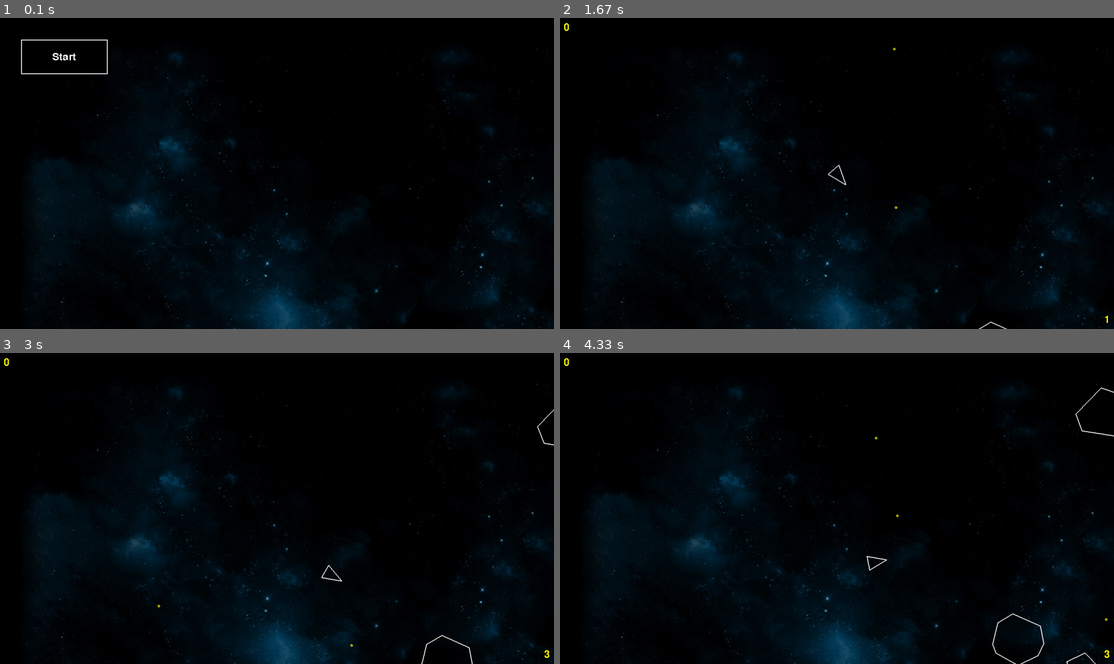
Above: before the commit, frames 1-4 (two rows, left to right).
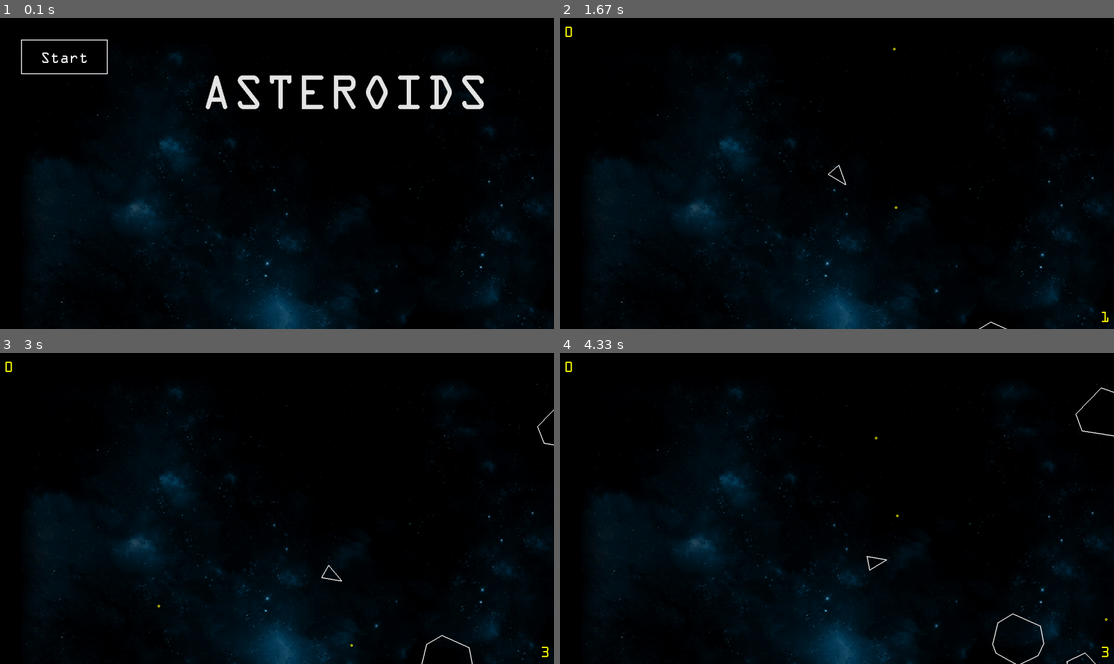
Above: after the commit, the same moments.

Repository: paulhunter/pygame-asteroids
Game: pygame game, started from main.py
Same seed, same stepped clock (60 frames per second), same inputs: the game is played once before the commit and once after it.
Inputs:
- Up to frame 1 (0.1 s): no input
- Up to frame 2 (1.67 s): click "Start" at 0.38 s; tap Space at 0.67, 1.07, 1.37, 1.57 s; hold Right 1-1.47 s; hold Up from 1.5 s (still down)
- Up to frame 3 (3 s): release Up at 1.8 s; hold Right 1.83-2.3 s; tap Space at 1.9, 2.2, 2.4, 2.7, 2.97 s; hold Left 2.33-2.87 s; hold Down from 2.9 s (still down)
- Up to frame 4 (4.33 s): release Down at 3.2 s; hold Left 3.23-3.63 s; tap Space at 3.3, 3.6, 3.73, 4.13 s; hold Up 3.67-4.03 s; hold Right from 4.07 s (still down)

The runs differ from the first frame. In frame 1, 2.0% of the frame differs, in the area x 7-88%, y 11-30%; in frame 2, less than 0.1%; in frame 3, less than 0.1%; in frame 4, less than 0.1%.

Commit message:
add OCR-a font for style, main menu title

Diff:
--- a/main.py
+++ b/main.py
@@ -14,13 +14,15 @@
 Things to further enhance the project:
 [~] Add a Main Menu
     [~] Create a button module
+    [x] Add a custom font
 [~] Add Ambience/Background Asteroids to Main Menu
 [x] Add a scoring system
 [ ] Multiple Lives and respawning
 [ ] Add an explosion effect for the asteroids
 [x] Add acceleration to the player
 [x] Make the player wrap around the screen
-[ ] Clear Asteroids that have traveled off screen
+[x] Clear Asteroids that have traveled off screen
+[ ] Clear player shots that have traveled off screen
 [ ] Increase asteroid spawn rate with time
 [x] Add a background image
 [ ] Spawn Modifiers on Score Thesholds
@@ -76,6 +78,14 @@
 
     pygame.font.init()
     font = pygame.font.Font(None, 36)
+
+    font_ocr_reg = pygame.font.Font("OCR-a.ttf", 36)
+    font_ocr_title = pygame.font.Font("OCR-a.ttf", 120)
+
+    title = font_ocr_title.render("ASTEROIDS", False, (230,230,230))
+
+
+    font = font_ocr_reg
 
     # Load the background image, convert for performance.
     bg = pygame.image.load("bg_space.jpg").convert()
@@ -157,6 +167,8 @@
         # WIP Button - uncomment for testing
         if (state.in_menu) :
             button.draw(screen, font)
+            screen.blit(title, (SCREEN_WIDTH - title.get_width() - 150, 100))
+
 
         pygame.display.flip()
 
Binary file added: OCR-a.ttf
